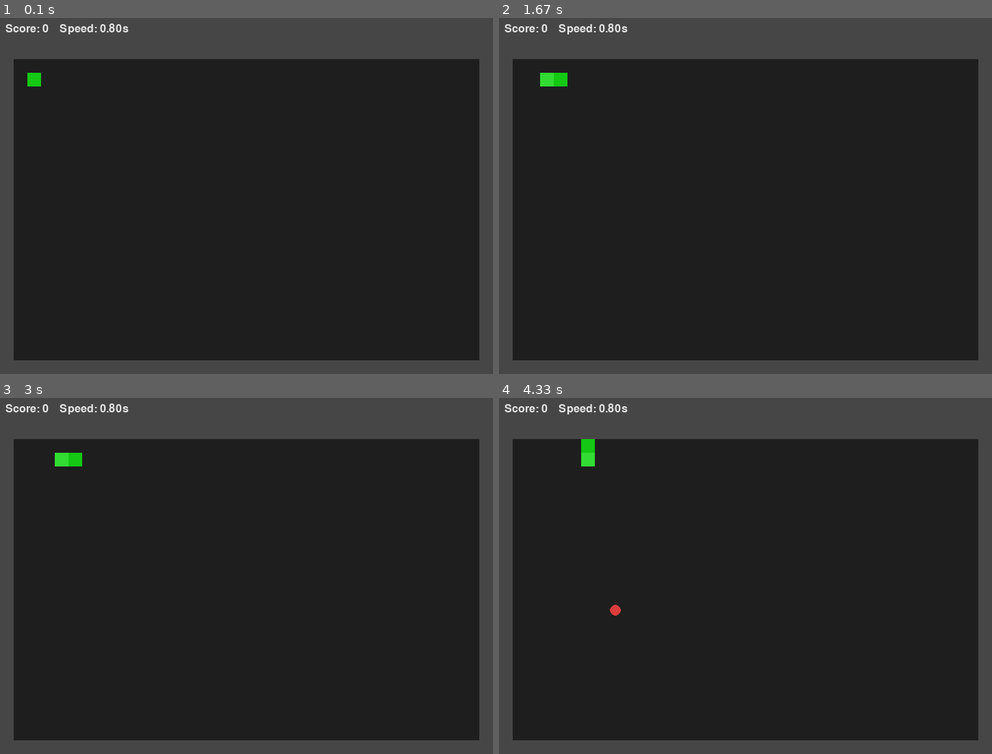
Above: before the commit, frames 1-4 (two rows, left to right).
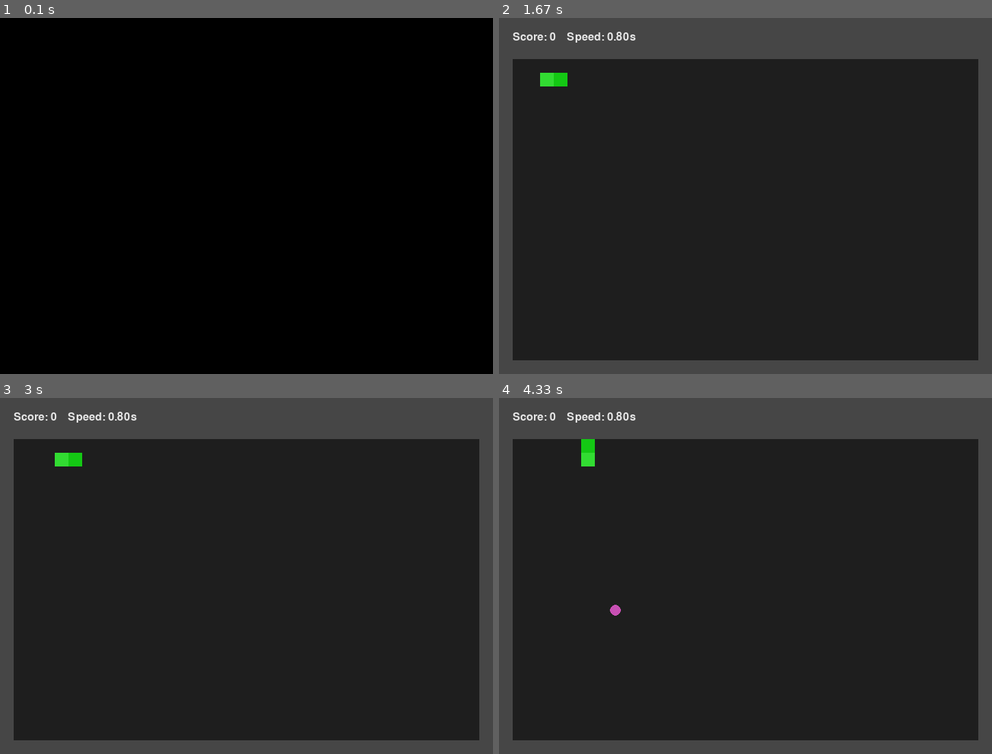
Above: after the commit, the same moments.

Repository: altoidbox/snake
Game: pygame game, started from pygame/snake.py
Two runs of this game, one before a commit and one after it. Both use one fixed random seed, a clock stepped at 60 frames per second and the inputs below.
Inputs:
- Up to frame 1 (0.1 s): no input
- Up to frame 2 (1.67 s): hold Right 0.33-0.8 s
- Up to frame 3 (3 s): no input
- Up to frame 4 (4.33 s): hold Up from 3.78 s (still down)

The runs differ from the first frame. In frame 1, 100% of the frame differs, in the area x 0-100%, y 0-100%; in frame 2, 0.5%; in frame 3, 0.5%; in frame 4, 0.6%.

Commit message:
Clean up a lot of the pygame logic

Diff:
--- a/pygame/snake.py
+++ b/pygame/snake.py
@@ -22,26 +22,33 @@
 BASE_LENGTH = 2
 
 # Colors
-BG = (10, 10, 10)
-GRID_COL = (30, 30, 30)
-BORDER_COL = (70, 70, 70)
-SNAKE_COL = (50, 220, 50)
-HEAD_COL = (20, 200, 20)
-TREAT_COLS = [(220, 60, 60), (220, 140, 40), (220, 200, 40), (200, 80, 180)]
-TEXT_COL = (230, 230, 230)
-DIALOG_BG = (40, 40, 40)
-
-# Direction points
+BG = (10, 10, 10)  # Dark background
+GRID_COLOR = (30, 30, 30)  # Dark gray
+BORDER_COLOR = (70, 70, 70)  # Light gray
+SNAKE_COLOR = (50, 220, 50)  # Green
+HEAD_COLOR = (20, 200, 20)  # Darker Green
+# Treat colors, first is red, second orange, third yellow, fourth purple
+TREAT_COLORS = [(220, 60, 60), (220, 140, 40), (220, 200, 40), (200, 80, 180)]
+TEXT_COLOR = (230, 230, 230)  # Off-white
+DIALOG_BG = (40, 40, 40)  # Dark gray for dialog background
+
+
 @dataclass(frozen=True)
 class Point:
     x: int
     y: int
 
+    def __add__(self, other):
+        return Point(self.x + other.x, self.y + other.y)
+
+
+# Direction points
 UP = Point(0, -1)
 DOWN = Point(0, 1)
 LEFT = Point(-1, 0)
 RIGHT = Point(1, 0)
 
+# Can use wasd or arrow keys
 KEY_MAP = {
     pygame.K_w: UP,
     pygame.K_UP: UP,
@@ -53,30 +60,61 @@
     pygame.K_RIGHT: RIGHT,
 }
 
-def add(p: Point, q: Point) -> Point:
-    return Point(p.x + q.x, p.y + q.y)
-
-def inside(p: Point) -> bool:
+
+def in_bounds(p: Point) -> bool:
     return 1 <= p.x < GRID_W - 1 and 1 <= p.y < GRID_H - 1
+
 
 def draw_cell(surface, pos: Point, color):
     rect = pygame.Rect(pos.x * CELL, pos.y * CELL + 40, CELL, CELL)
     pygame.draw.rect(surface, color, rect)
 
-def spawn_treat(snake_set, treats):
+
+def spawn_treat(snake, treats):
     while True:
         p = Point(random.randint(1, GRID_W - 2), random.randint(1, GRID_H - 2))
-        if p not in snake_set and p not in treats:
+        if p not in snake and p not in treats:
             return p
+
 
 def dialog(surface, font, text):
     s = pygame.Surface((WINDOW_W // 2, 80))
     s.fill(DIALOG_BG)
-    pygame.draw.rect(s, TEXT_COL, s.get_rect(), 2)
-    txt = font.render(text, True, TEXT_COL)
+    pygame.draw.rect(s, TEXT_COLOR, s.get_rect(), 2)
+    txt = font.render(text, True, TEXT_COLOR)
     s.blit(txt, (10, 10))
     surface.blit(s, ((WINDOW_W - s.get_width()) // 2, (WINDOW_H - s.get_height()) // 2))
     pygame.display.flip()
+
+
+class Snake(object):
+    def __init__(self, position: Point, direction=RIGHT, length=BASE_LENGTH):
+        self.body = deque([position])
+        self.body_set = {position}
+        self.direction = direction
+        self.length = length
+
+    @property
+    def head(self):
+        return self.body[-1]
+
+    def move(self):
+        new_head = self.head + self.direction
+        self.body.append(new_head)
+        while len(self.body) > self.length:
+            tail = self.body.popleft()
+            self.body_set.remove(tail)
+        collision = not in_bounds(new_head) or new_head in self.body_set
+        self.body_set.add(new_head)
+        if collision:
+            raise ValueError("Head position out of bounds or collides with body")
+
+    def __contains__(self, item):
+        return item in self.body_set
+
+    def __len__(self):
+        return len(self.body)
+
 
 def main():
     pygame.init()
@@ -86,13 +124,9 @@
     font = pygame.font.SysFont(None, 24)
 
     # Initialize game state
-    head = Point(2, 2)
-    cur_dir = RIGHT
     interval = STARTING_INTERVAL
-    length = BASE_LENGTH
-    body = deque([head])
-    snake_set = {head}
-    treats = set()
+    snake = Snake(Point(2, 2), direction=RIGHT, length=BASE_LENGTH)
+    treats = {}
     treat_counter = 20
     score = 0
 
@@ -105,79 +139,66 @@
         for event in pygame.event.get():
             if event.type == pygame.QUIT:
                 running = False
-            elif event.type == pygame.KEYDOWN and not game_over:
+            elif event.type == pygame.KEYDOWN:
                 nd = KEY_MAP.get(event.key)
                 if nd:
                     # prevent reverse
-                    if len(body) < 2 or add(body[-1], nd) != body[-2]:
-                        cur_dir = nd
-            elif event.type == pygame.KEYDOWN and game_over:
-                if event.key in (pygame.K_RETURN, pygame.K_ESCAPE, pygame.K_q):
-                    running = False
+                    if len(snake) < 2 or snake.head + nd != snake.body[-2]:
+                        snake.direction = nd
 
         # Move on interval
-        if not game_over and now - last_move >= interval:
+        if now - last_move >= interval:
             last_move = now
-            head = add(body[-1], cur_dir)
-
-            # Check collisions
-            if not inside(head) or head in snake_set:
+            try:
+                snake.move()
+            except ValueError:
                 game_over = True
             else:
-                body.append(head)
-                snake_set.add(head)
-
                 # Treat logic
+                if snake.head in treats:
+                    treats.pop(snake.head)
+                    snake.length += 1
+                    score += 1
+                    interval = max(0.1, interval * 0.92)
+
                 treat_counter -= 1
                 if treat_counter <= 0 and len(treats) < 3:
-                    treats.add(spawn_treat(snake_set, treats))
+                    treats[spawn_treat(snake, treats)] = random.choice(TREAT_COLORS)
                     treat_counter = random.randint(10, 20)
                 elif treat_counter < 0 or (len(treats) == 0 and treat_counter > 5):
                     treat_counter = random.randint(1, 5)
 
-                if head in treats:
-                    treats.remove(head)
-                    length += 1
-                    score = length - BASE_LENGTH
-                    interval = max(0.08, interval * 0.90)
-                # Remove tail if necessary
-                while len(body) > length:
-                    tail = body.popleft()
-                    snake_set.remove(tail)
-
-        # Draw everything
-        screen.fill(BG)
-        # score bar
-        pygame.draw.rect(screen, BORDER_COL, (0, 0, WINDOW_W, 40))
-        score_text = font.render(f"Score: {score}    Speed: {interval:.2f}s", True, TEXT_COL)
-        screen.blit(score_text, (8, 8))
-
-        # draw border area background
-        pygame.draw.rect(screen, GRID_COL, (0, 40, WINDOW_W, WINDOW_H - 40))
-        # border
-        for x in range(GRID_W):
-            draw_cell(screen, Point(x, 0), BORDER_COL)
-            draw_cell(screen, Point(x, GRID_H - 1), BORDER_COL)
-        for y in range(GRID_H):
-            draw_cell(screen, Point(0, y), BORDER_COL)
-            draw_cell(screen, Point(GRID_W - 1, y), BORDER_COL)
-
-        # treats
-        for i, t in enumerate(treats):
-            col = TREAT_COLS[i % len(TREAT_COLS)]
-            # draw a circle centered in the cell
-            cx = t.x * CELL + CELL // 2
-            cy = t.y * CELL + 40 + CELL // 2
-            pygame.draw.circle(screen, col, (cx, cy), CELL // 2 - 2)
-
-        # snake body
-        for seg in list(body)[:-1]:
-            draw_cell(screen, seg, SNAKE_COL)
-        # head
-        if body:
-            draw_cell(screen, body[-1], HEAD_COL)
-
-        pygame.display.flip()
+            # Draw everything
+            screen.fill(BG)
+            # score bar
+            pygame.draw.rect(screen, BORDER_COLOR, (0, 0, WINDOW_W, 40))
+            score_text = font.render(f"Score: {score}    Speed: {interval:.2f}s", True, TEXT_COLOR)
+            screen.blit(score_text, (CELL, CELL))
+
+            # draw border area background
+            pygame.draw.rect(screen, GRID_COLOR, (0, 40, WINDOW_W, WINDOW_H - 40))
+            # border
+            for x in range(GRID_W):
+                draw_cell(screen, Point(x, 0), BORDER_COLOR)
+                draw_cell(screen, Point(x, GRID_H - 1), BORDER_COLOR)
+            for y in range(GRID_H):
+                draw_cell(screen, Point(0, y), BORDER_COLOR)
+                draw_cell(screen, Point(GRID_W - 1, y), BORDER_COLOR)
+
+            # treats
+            for t, col in treats.items():
+                # draw a circle centered in the cell
+                cx = t.x * CELL + CELL // 2
+                cy = t.y * CELL + 40 + CELL // 2
+                pygame.draw.circle(screen, col, (cx, cy), CELL // 2 - 2)
+
+            # snake body
+            for seg in snake.body:
+                draw_cell(screen, seg, SNAKE_COLOR)
+            # head
+            draw_cell(screen, snake.head, HEAD_COLOR)
+
+            pygame.display.flip()
         clock.tick(FPS)
 
         # If game over, show dialog and wait for key
@@ -196,5 +217,6 @@
     pygame.quit()
     sys.exit()
 
+
 if __name__ == "__main__":
     main()
